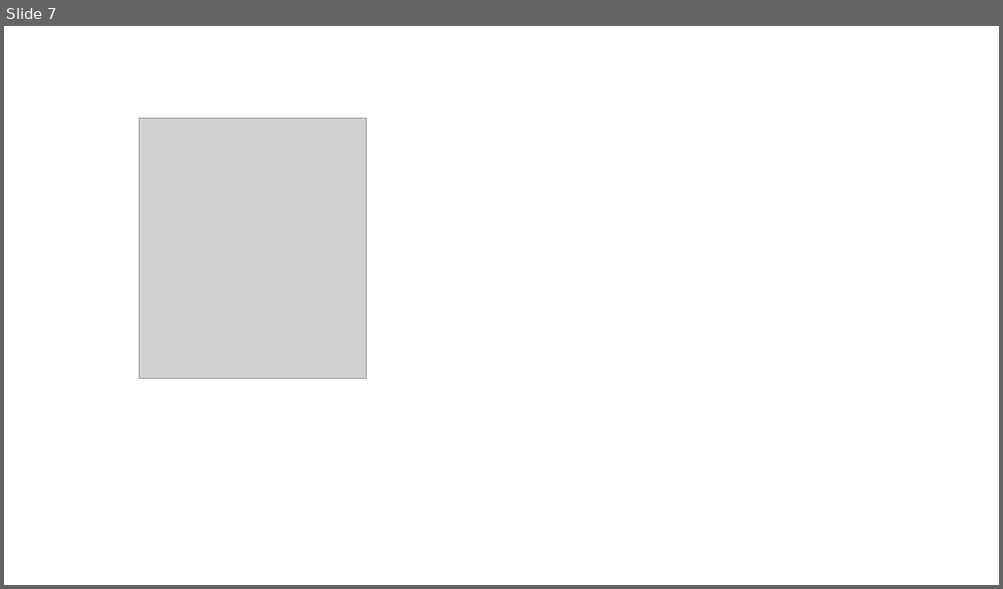
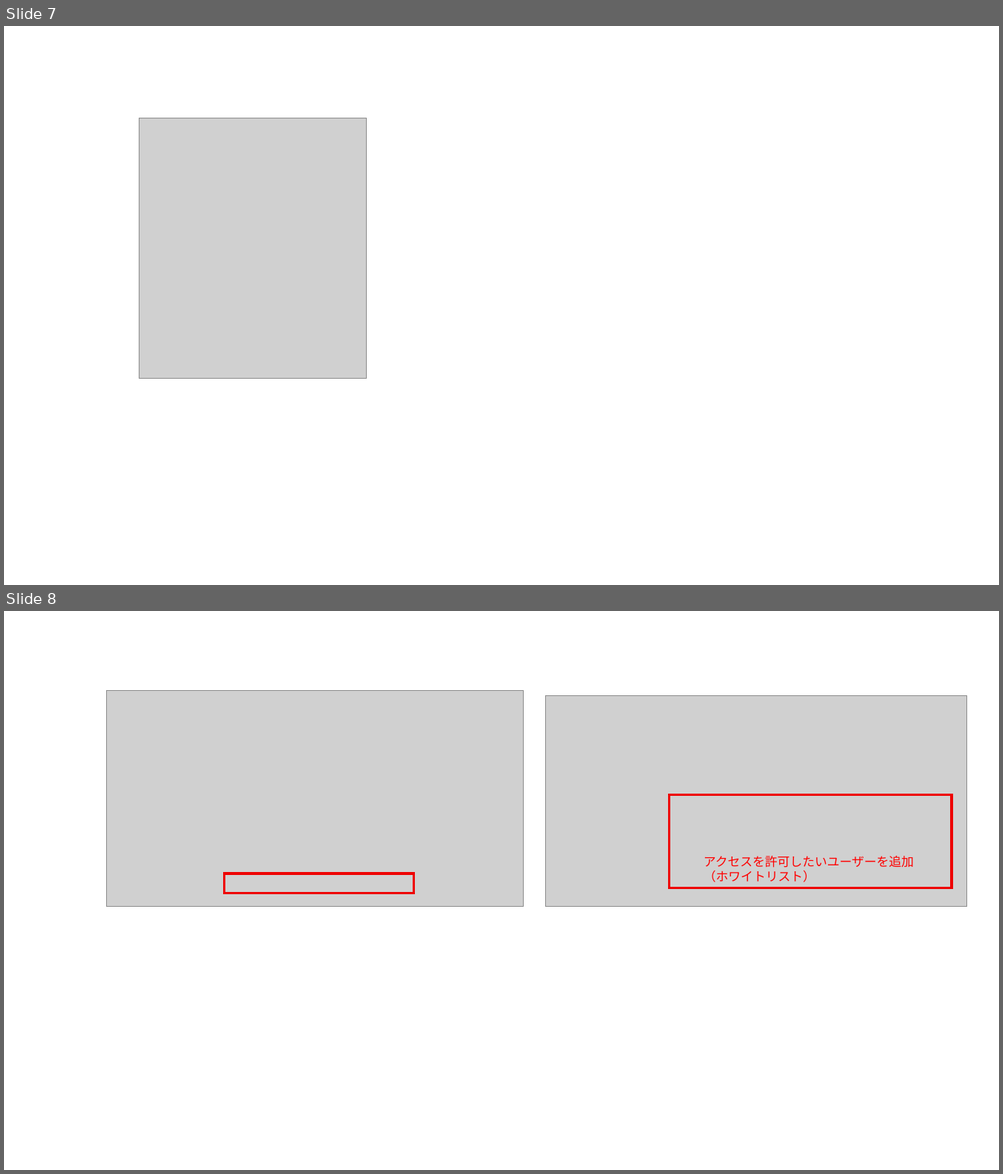
Before and after one commit to ayuina/ainaba-csa-blog, a slide deck: auth-static-webapp/images/figures.pptx. Shown one above the other, each under a label of ours: slide 7 before the commit, slides 7 and 8 after it. The pictures are 1003x589 and 1003x1174 pixels, drawn with LibreOffice and Linux fonts; fonts in the diff are those of the drawing; grey boxes stand for pictures. Boxes give left, top, right and bottom in pixels: in the first picture for what was removed or moved away, otherwise in the second. Text is boxed around its words. In the diff, an @@ line names an element or a change of style, - is before the commit and + after.

```diff
--- a/auth-static-webapp/images/figures.pptx
+++ b/auth-static-webapp/images/figures.pptx
@@ slide 8 added at [4,611,999,1170], background #FFFFFF @@
@@ picture added at [106,691,523,907] @@
@@ picture added at [546,695,967,906] @@
@@ rectangle added at [669,795,951,888], outline #EE0000 2.25 pt @@
@@ rectangle added at [225,874,415,893], outline #EE0000 2.25 pt @@
@@ text added at [703,856,913,883], 12 pt, text #FF0000 @@
+アクセスを許可したいユーザーを追加
+（ホワイトリスト）
```
Also in this commit, not shown: 1 slide removed, 1 other file.
